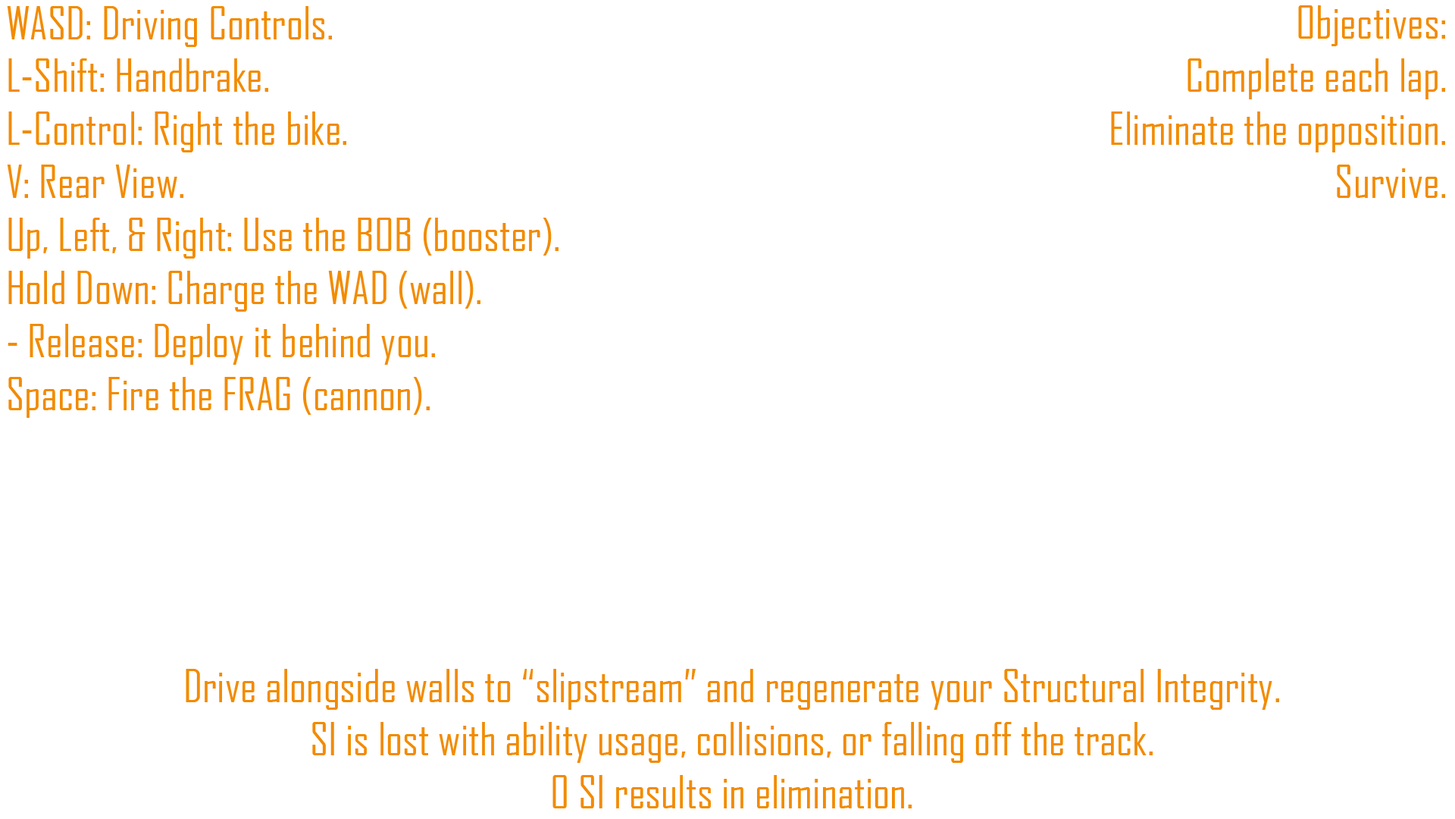
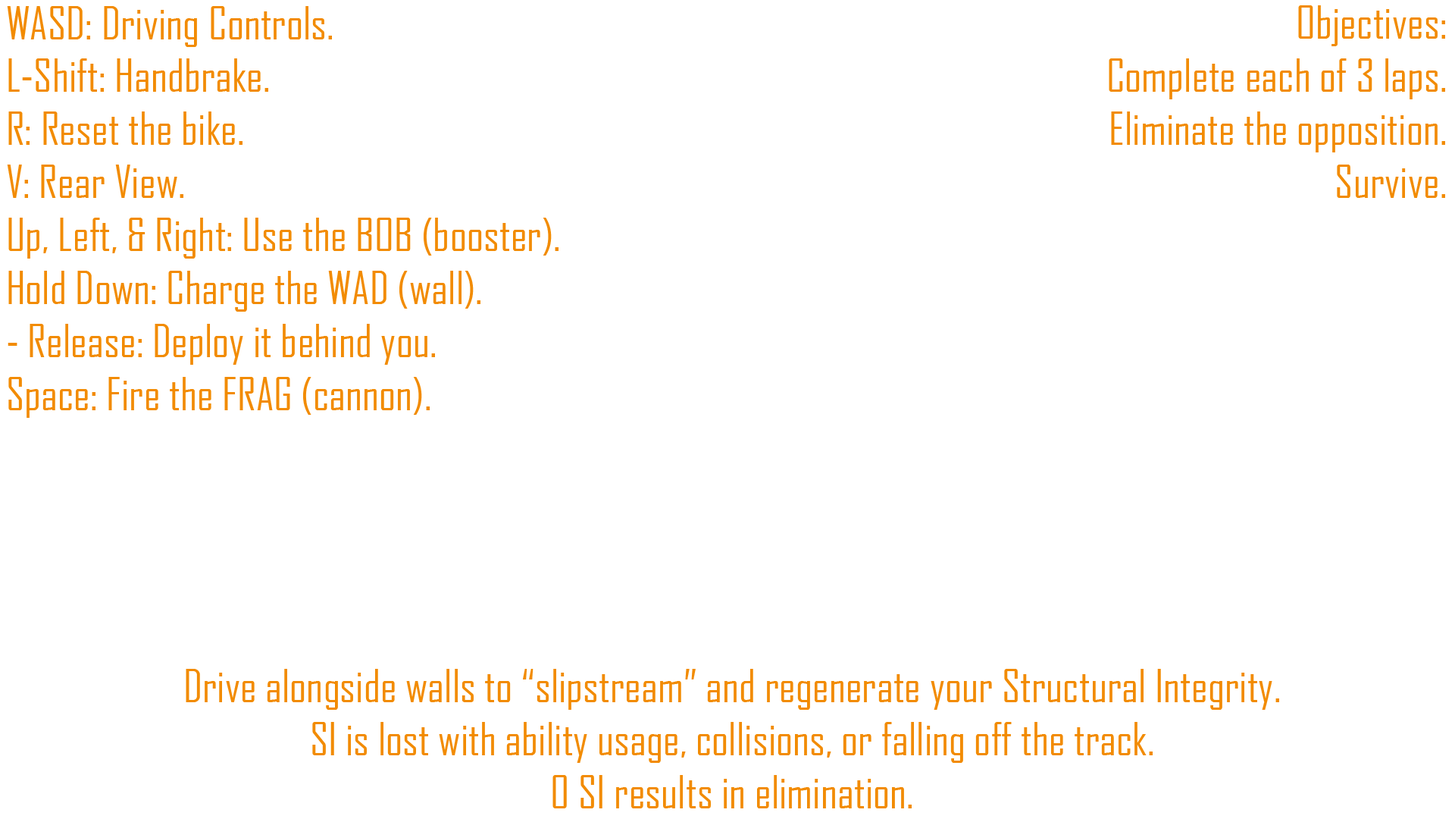
The second 1455 × 819 image is a revision of the first. Changes to its layers:
renamed "Objectives: Complete each lap. Eliminate the opposition. Surviv" to "Objectives: Complete each of 3 laps. Eliminate the opposition.", painted on it over [1108,58,1438,100]
renamed "WASD: Driving Controls. L-Shift: Handbrake. L-Control: Right th" to "WASD: Driving Controls. L-Shift: Handbrake. R: Reset the bike.", painted on it over [11,111,347,153]
